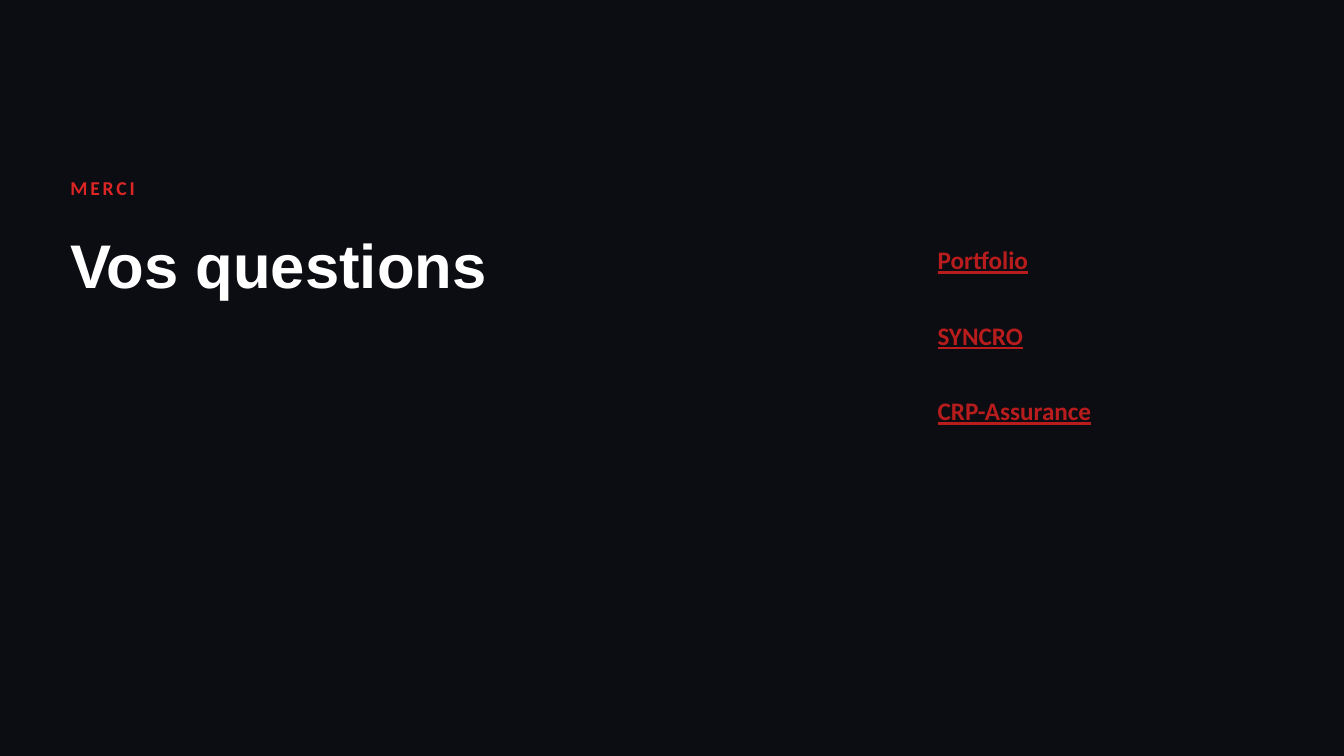
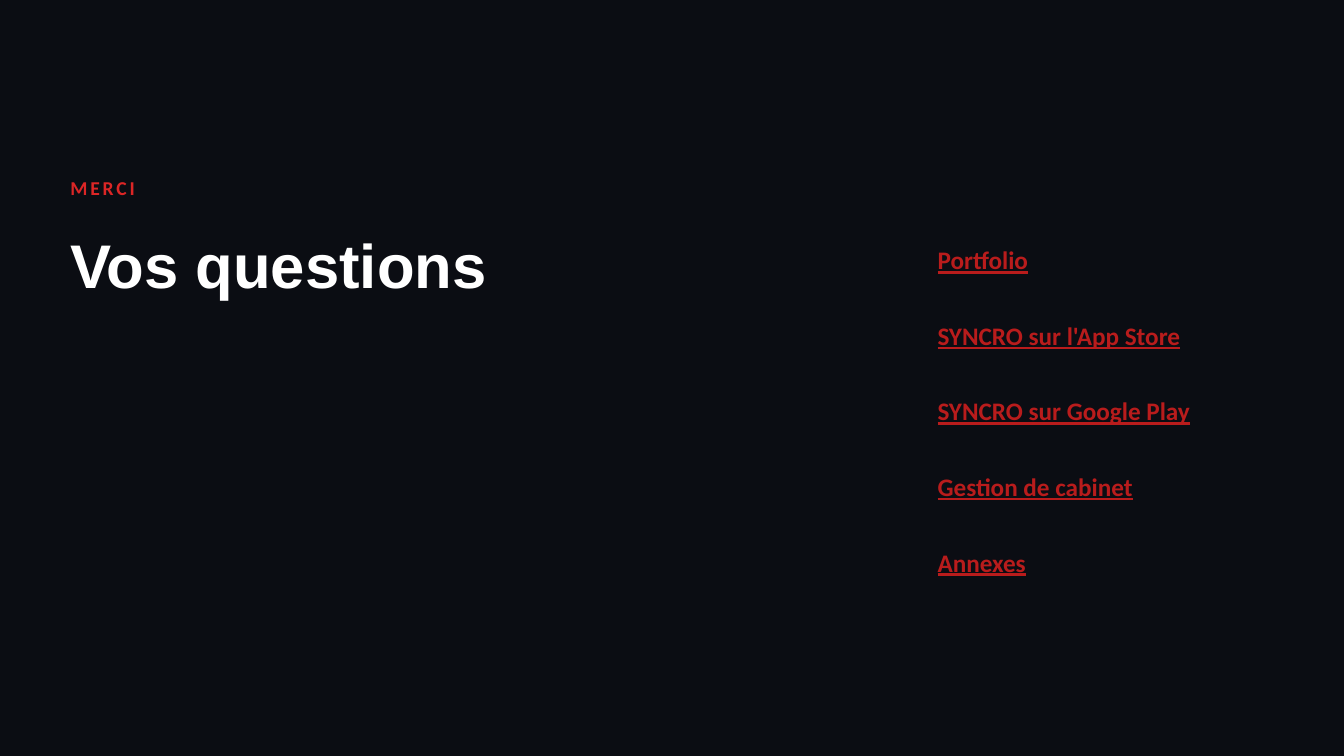
Before and after one commit to dorianpachot-create/portefollio, a slide deck: slide 15 of assets/presentation/Presentation_E5_Dorian_Pachot.pptx. Drawn at 1344x756 pixels with LibreOffice and Linux fonts; fonts in the diff are those of the drawing. Boxes give left, top, right and bottom in pixels: in the first picture for what was removed or moved away, otherwise in the second. Text is boxed around its words. In the diff, an @@ line names an element or a change of style, - is before the commit and + after.

```diff
--- a/assets/presentation/Presentation_E5_Dorian_Pachot.pptx
+++ b/assets/presentation/Presentation_E5_Dorian_Pachot.pptx
@@ text at (x1=938, y1=327, x2=1180, y2=349): text changed @@
-SYNCRO
+SYNCRO sur l'App Store
@@ text at (x1=938, y1=402, x2=1189, y2=425): text changed @@
-CRP-Assurance
+SYNCRO sur Google Play
@@ text added at (x1=938, y1=478, x2=1132, y2=500), 18 pt, text #B91C1C, bold, underline @@
+Gestion de cabinet
@@ text added at (x1=938, y1=555, x2=1026, y2=576), 18 pt, text #B91C1C, bold, underline @@
+Annexes
```
Also in this commit, not shown: 3 other slides changed, 1 slide added, 1 slide removed, 5 other files.
